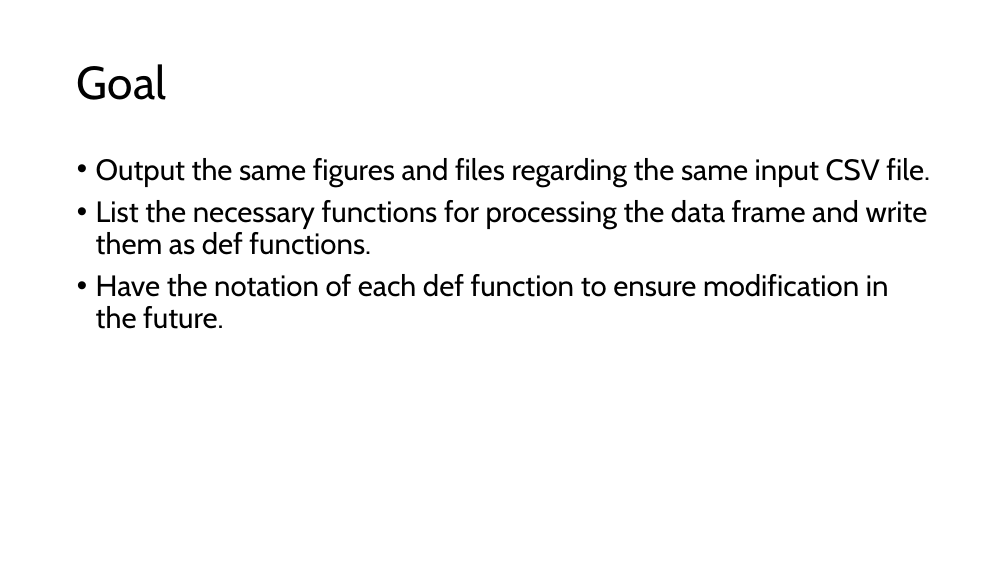
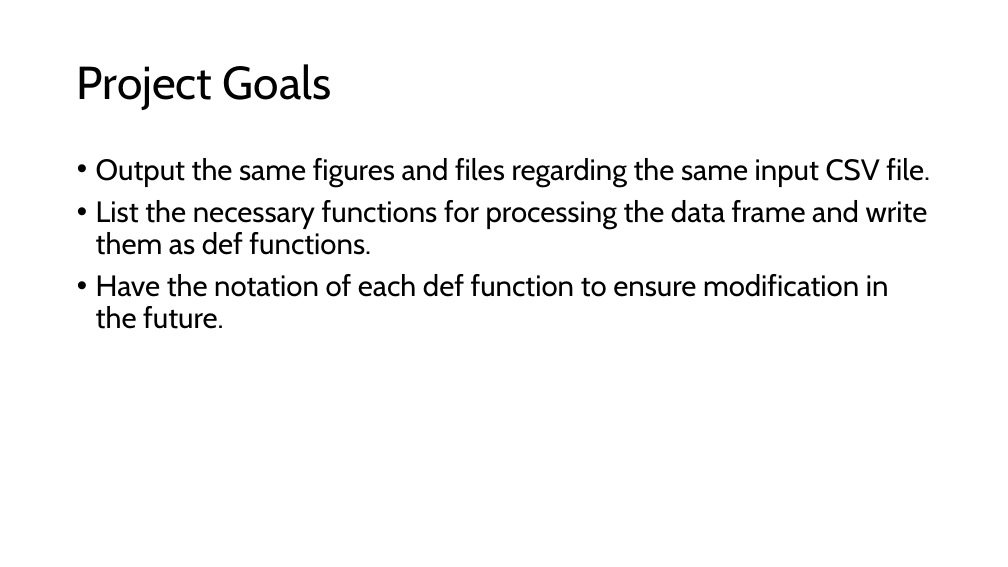
Before and after one commit to ChuehSY/FinalProject_ComSkillNeuro, a slide deck: slide 7 of Final presentation.pptx. Drawn at 1008x567 pixels with LibreOffice and Linux fonts; fonts in the diff are those of the drawing. Boxes give left, top, right and bottom in pixels: in the first picture for what was removed or moved away, otherwise in the second. Text is boxed around its words. In the diff, an @@ line names an element or a change of style, - is before the commit and + after.

```diff
--- a/Final presentation.pptx
+++ b/Final presentation.pptx
@@ title at (77, 64, 331, 110): text changed @@
-Goal
+Project Goals
```
Also in this commit, not shown: 9 other slides changed, 1 slide added, 1 other file.
